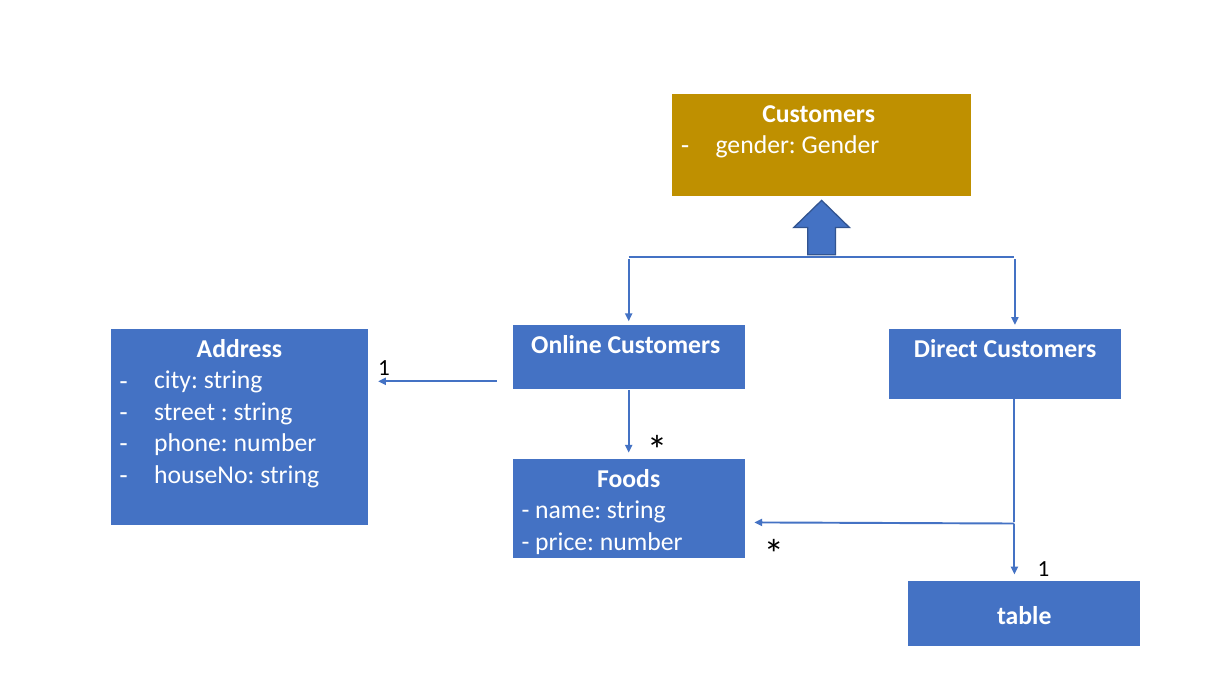
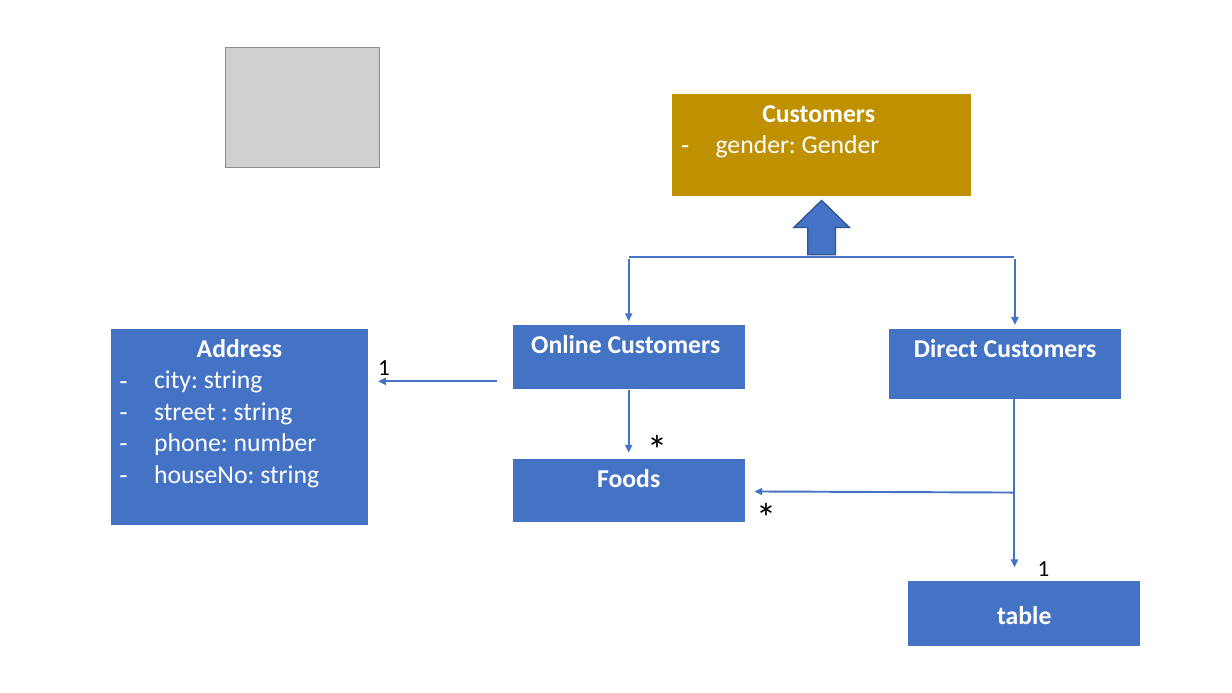
Before and after one commit to sophyseuy/OOP-PROJECT, a slide deck: slide 5 of Presentation1.pptx (slide 4 before the commit). Drawn at 1232x693 pixels with LibreOffice and Linux fonts; fonts in the diff are those of the drawing; grey boxes stand for pictures. Boxes give left, top, right and bottom in pixels: in the first picture for what was removed or moved away, otherwise in the second. Text is boxed around its words. In the diff, an @@ line names an element or a change of style, - is before the commit and + after.

```diff
--- a/Presentation1.pptx
+++ b/Presentation1.pptx
@@ picture added at (226, 47, 380, 167) @@
@@ table at (512, 458, 745, 524) @@
-row 1, column 1: Foods / - name: string / - price: number
+row 1, column 1: Foods
@@ text "*": place and size @@
-text "*" at (755, 522, 775, 581)
+text "*" at (747, 487, 767, 546)
@@ arrow moved from (1015, 524) - (755, 522) to (1015, 493) - (755, 492) @@
@@ arrow moved from (1015, 524) - (1015, 575) to (1015, 517) - (1015, 567) @@
```
Also in this commit, not shown: 4 other slides changed, 9 other files.
